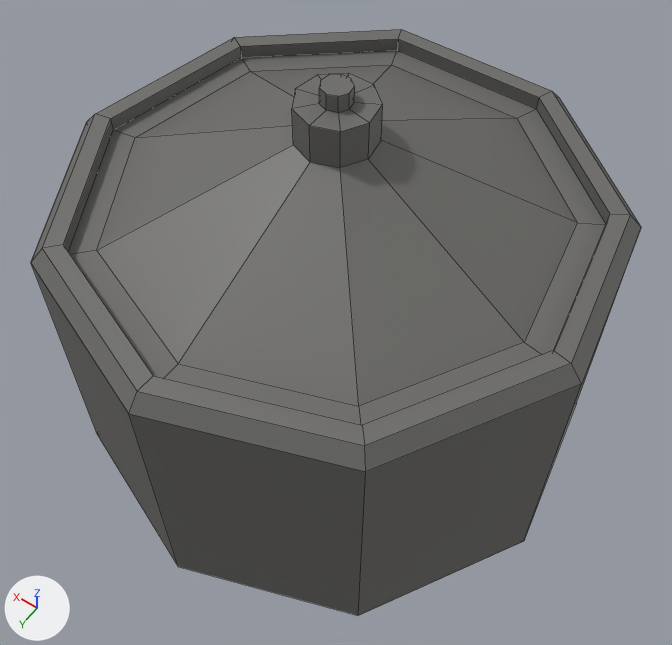
The Blender file assets/models/rotator.blend, before and after one commit.
The view is the same before and after, from a camera (50 mm lens) standing at (-1.29, 1.81, 2.73) and looking at (-0.1, 0.14, 0.11). Every picture has the same lights, and +X, +Y and +Z are marked at lower left. Mesh edges are drawn as thin lines.
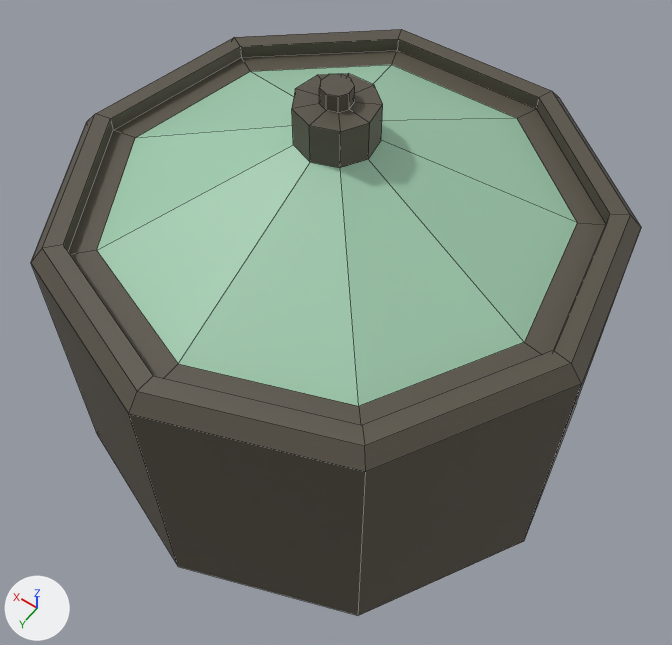
Where the change shows, as pixel boxes (x1, y1, x2, y2) in the pictures (672 x 645 px):
part 1 of me_cylinder, recoloured
    both: (31, 29, 641, 616)
part 2 of me_cylinder, recoloured (grey to green)
    both: (97, 65, 577, 406)

Diff of the bpy script that builds the scene:
```diff
--- a/assets/models/rotator.blend.py
+++ b/assets/models/rotator.blend.py
@@ mat_aquablue @@
+mat_aquablue = principled_material('AquaBlue')
+mat_aquablue.base_color = (0.347, 0.597, 0.423)  # green #9fcbae
@@ mat_brown @@
+mat_brown = principled_material('Brown')
+mat_brown.base_color = (0.1, 0.0865, 0.063)  # brown #595347
@@ me_cylinder @@
 me_cylinder.from_pydata(...)  # 218 vertices, 227 faces; spans x -0.98..0.98, y -0.94..1.0, z -0.5..0.89
 # used by ob_cylinder; location = (0.0, 0.0, 0.0); scale = (1.0, 1.0, 1.15)
+# me_cylinder part 1: 218 of the faces centred in x -0.98..0.98, y -0.94..1.0, z -0.5..0.89 switch from mat_material (dark grey #6c6b68) to mat_brown (brown #595347)
+# me_cylinder part 2: all 9 faces centred in x -0.43..0.43, y -0.44..0.41, z 0.58 switch from mat_material (dark grey #6c6b68) to mat_aquablue (green #9fcbae)
```
